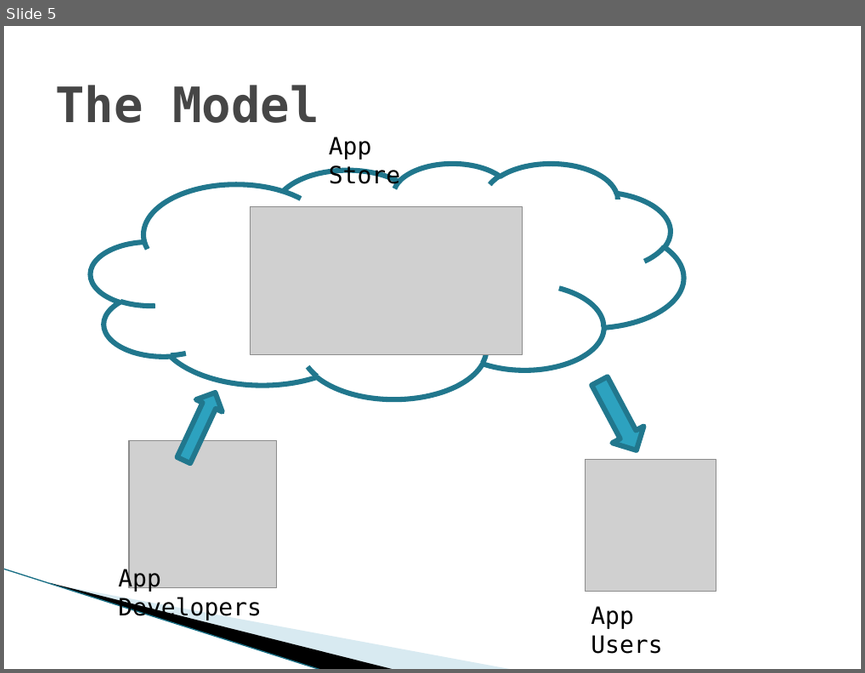
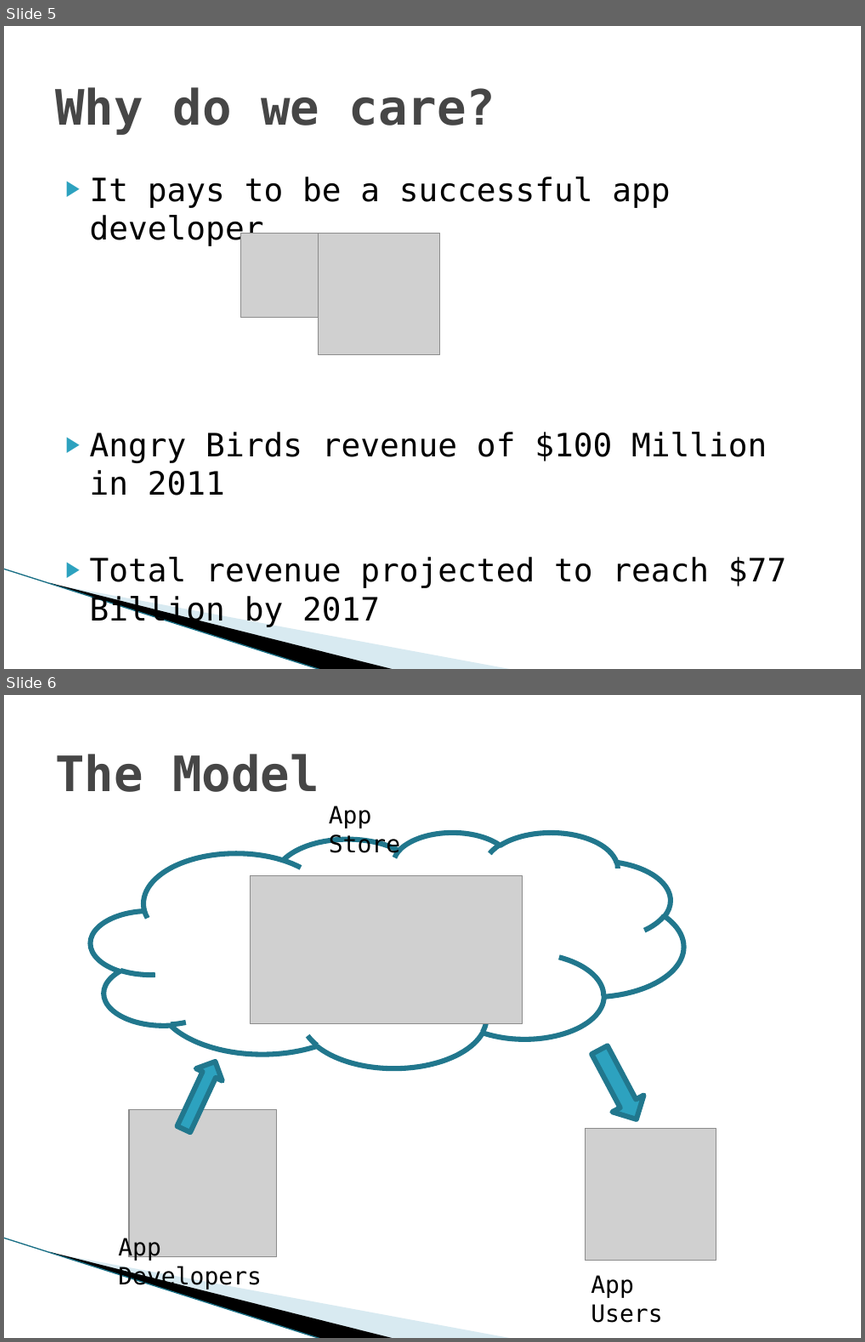
Before and after one commit to vfasburg/cse_848, a slide deck: paper/848_Paper_Presentation_Fasburg_Thomas.pptx. Shown one above the other, each under a label of ours: slide 5 before the commit, slides 5 and 6 after it. The pictures are 865x673 and 865x1342 pixels, drawn with LibreOffice and Linux fonts; fonts in the diff are those of the drawing; grey boxes stand for pictures; background and template pictures are left out. Boxes give left, top, right and bottom in pixels: in the first picture for what was removed or moved away, otherwise in the second. Text is boxed around its words. In the diff, an @@ line names an element or a change of style, - is before the commit and + after.

```diff
--- a/paper/848_Paper_Presentation_Fasburg_Thomas.pptx
+++ b/paper/848_Paper_Presentation_Fasburg_Thomas.pptx
@@ slide 5 added at (x1=4, y1=26, x2=861, y2=669), background #FFFFFF; not listed: 3 template elements that a slide beside it also shows @@
@@ title added at (x1=55, y1=87, x2=496, y2=135), 41 pt, text #464646, bold @@
+Why do we care?
@@ text added at (x1=90, y1=176, x2=786, y2=627), 27 pt, text #000000 @@
+▶ It pays to be a successful app developer
+▶ Angry Birds revenue of $100 Million in 2011
+▶ Total revenue projected to reach $77 Billion by 2017
@@ picture added at (x1=240, y1=233, x2=319, y2=318) @@
@@ picture added at (x1=318, y1=233, x2=440, y2=355) @@
@@ what was slide 5 is now slide 6 @@
```
Also in this commit, not shown: 6 slides changed, 6 other files.
